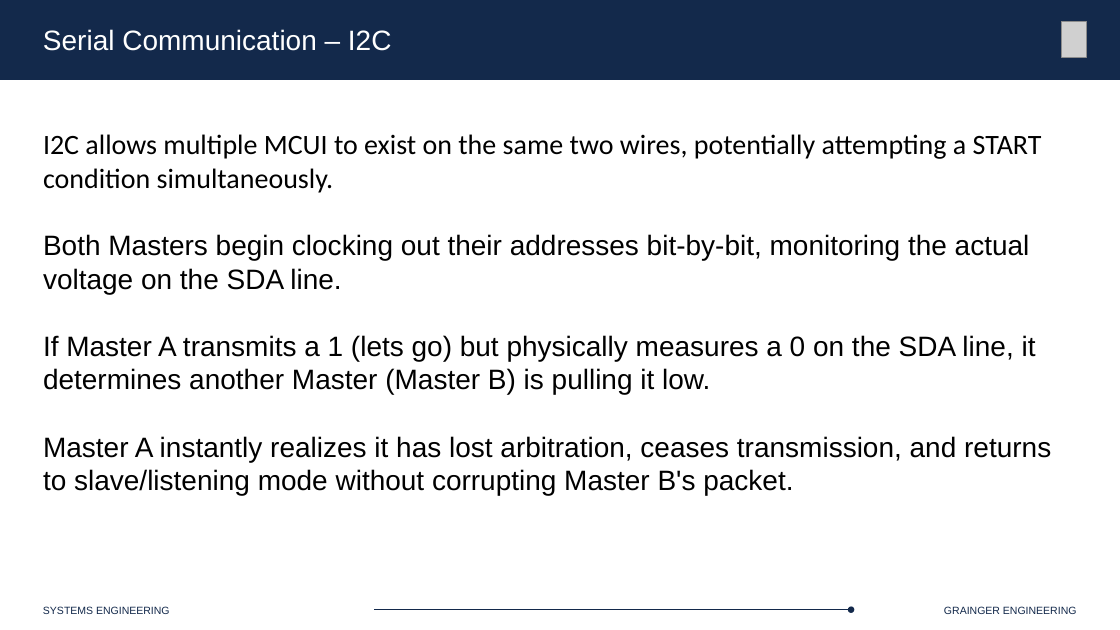
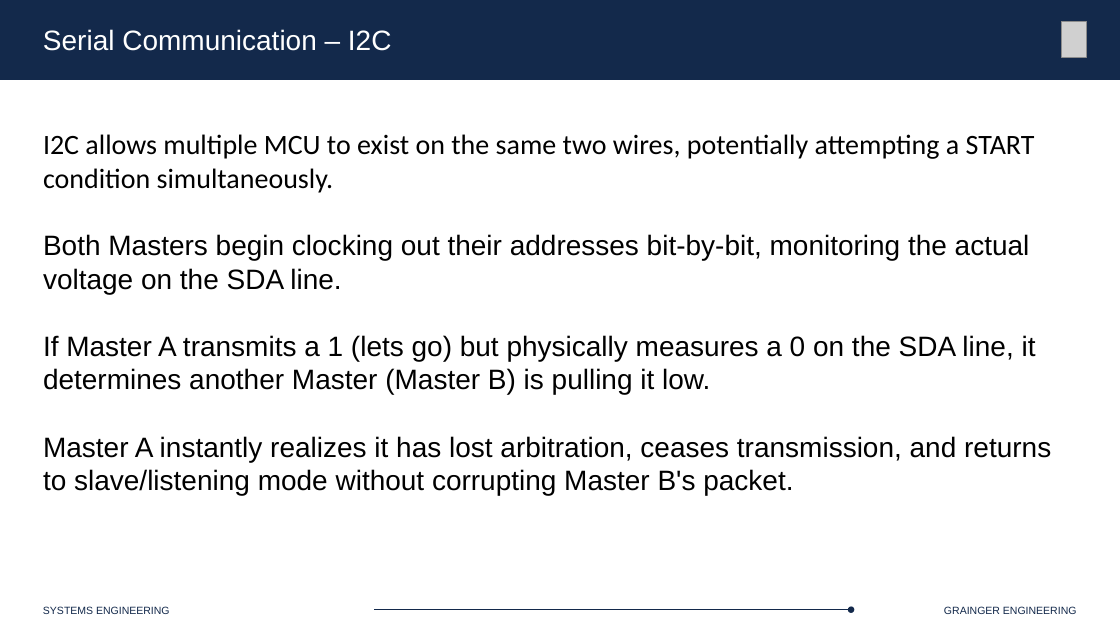
Before and after one commit to Marius-Juston/SE-423---Class-Material, a slide deck: slide 51 of Lectures/Slides/L10.pptx. Drawn at 1120x630 pixels with LibreOffice and Linux fonts; fonts in the diff are those of the drawing; grey boxes stand for pictures. Boxes give left, top, right and bottom in pixels: in the first picture for what was removed or moved away, otherwise in the second. Text is boxed around its words. In the diff, an @@ line names an element or a change of style, - is before the commit and + after.

Commit message:
fixed spelling mistakes

```diff
--- a/Lectures/Slides/L10.pptx
+++ b/Lectures/Slides/L10.pptx
@@ text at <box>43,134,1035,193</box>: text changed @@
-I2C allows multiple MCUI to exist on the same two wires, potentially attempting a START condition simultaneously.
+I2C allows multiple MCU to exist on the same two wires, potentially attempting a START condition simultaneously.
```
Also in this commit, not shown: 3 other slides changed.
